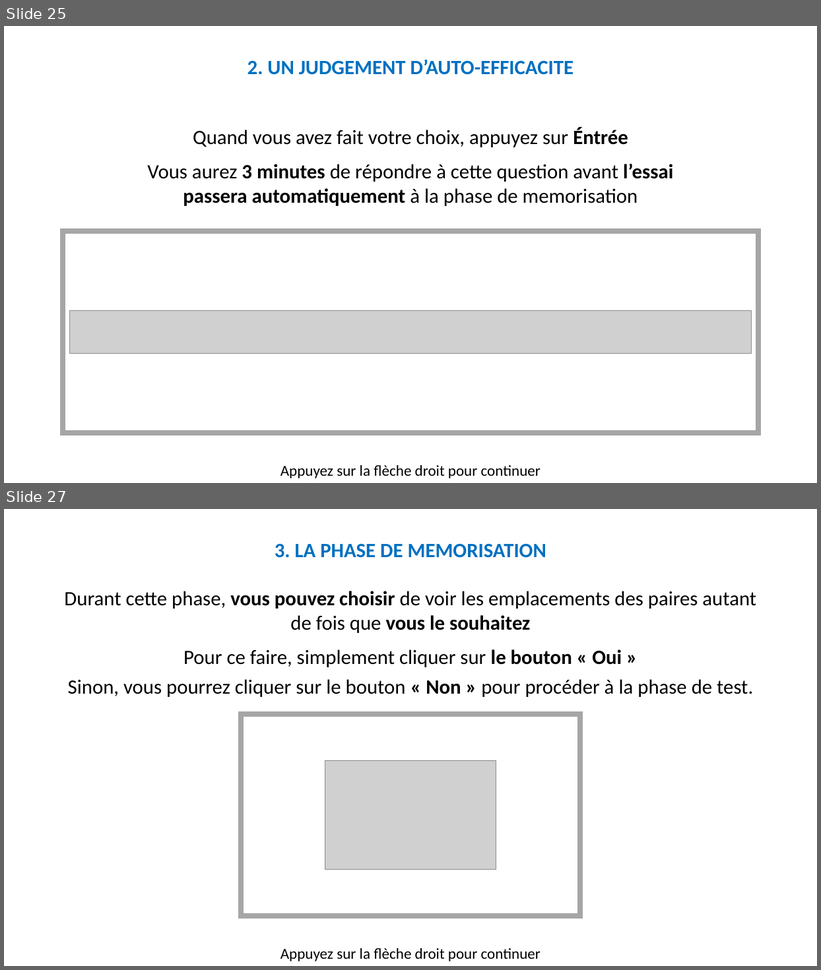
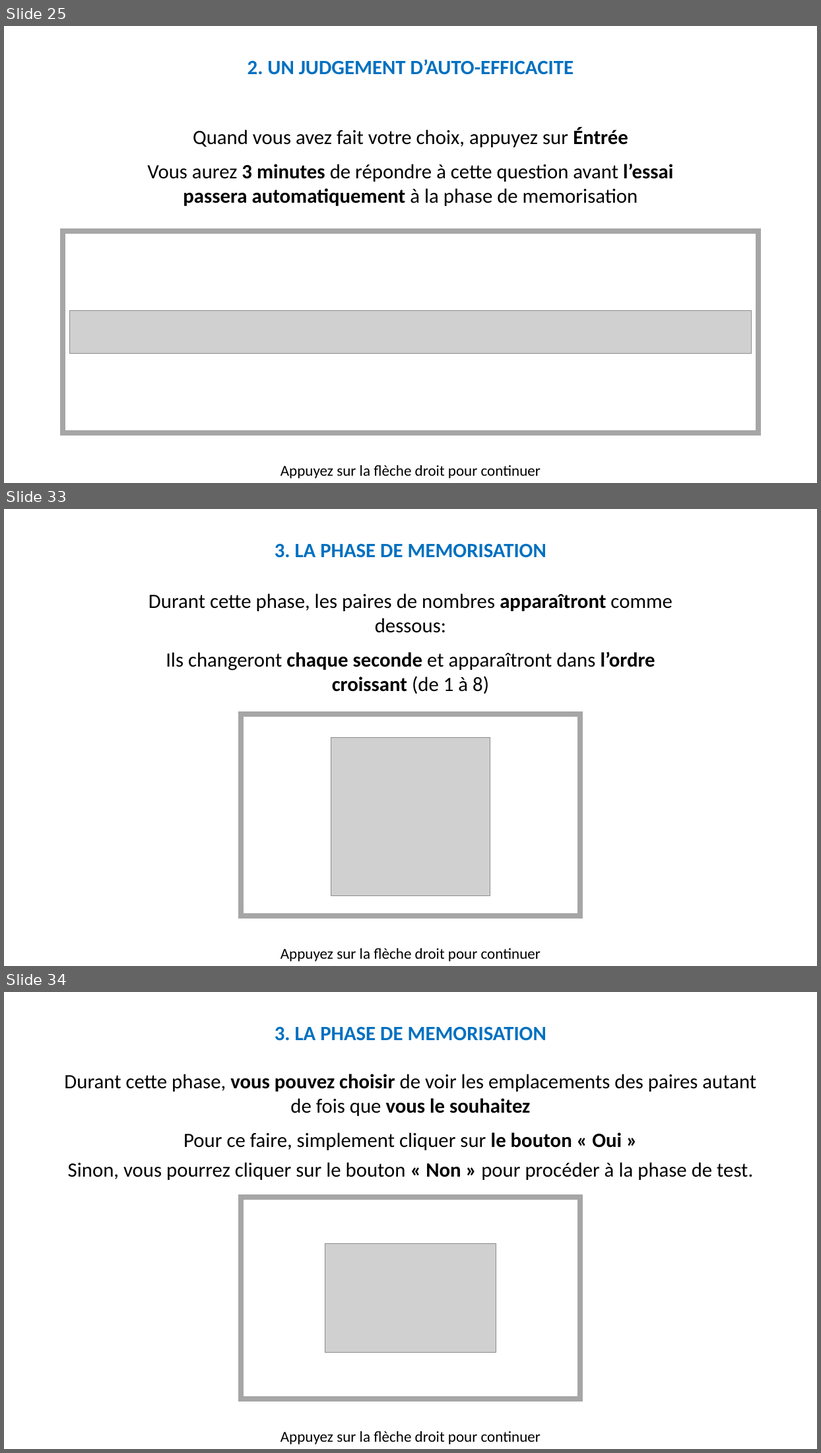
Before and after one commit to MBB-team/Online_Testing, a slide deck: src/Self_Efficacy/Stimuli/Instructions.pptx. Shown one above the other, each under a label of ours: slides 25 and 27 before the commit, slides 25, 33 and 34 after it; the slides between them are not shown. The pictures are 821x970 and 821x1453 pixels, drawn with LibreOffice and Linux fonts; fonts in the diff are those of the drawing; grey boxes stand for pictures. Boxes give left, top, right and bottom in pixels: in the first picture for what was removed or moved away, otherwise in the second. Text is boxed around its words. In the diff, an @@ line names an element or a change of style, - is before the commit and + after.

```diff
--- a/src/Self_Efficacy/Stimuli/Instructions.pptx
+++ b/src/Self_Efficacy/Stimuli/Instructions.pptx
@@ slide 33 added at (x1=4, y1=509, x2=817, y2=966), background #FFFFFF @@
@@ text added at (x1=275, y1=543, x2=547, y2=558), 24 pt, text #0070C0, bold @@
+3. LA PHASE DE MEMORISATION
@@ text added at (x1=149, y1=593, x2=673, y2=694), 24 pt, text #000000 @@
+Durant cette phase, les paires de nombres apparaîtront comme dessous:
+Ils changeront chaque seconde et apparaîtront dans l’ordre croissant (de 1 à 8)
@@ rectangle added at (x1=242, y1=714, x2=580, y2=916), outline #A6A6A6 6 pt @@
@@ picture added at (x1=331, y1=738, x2=490, y2=896) @@
@@ text added at (x1=281, y1=949, x2=541, y2=962), 18 pt, text #000000 @@
+Appuyez sur la flèche droit pour continuer
@@ what was slide 27 is now slide 34 @@
```
Also in this commit, not shown: 6 other slides added, 23 other files.
